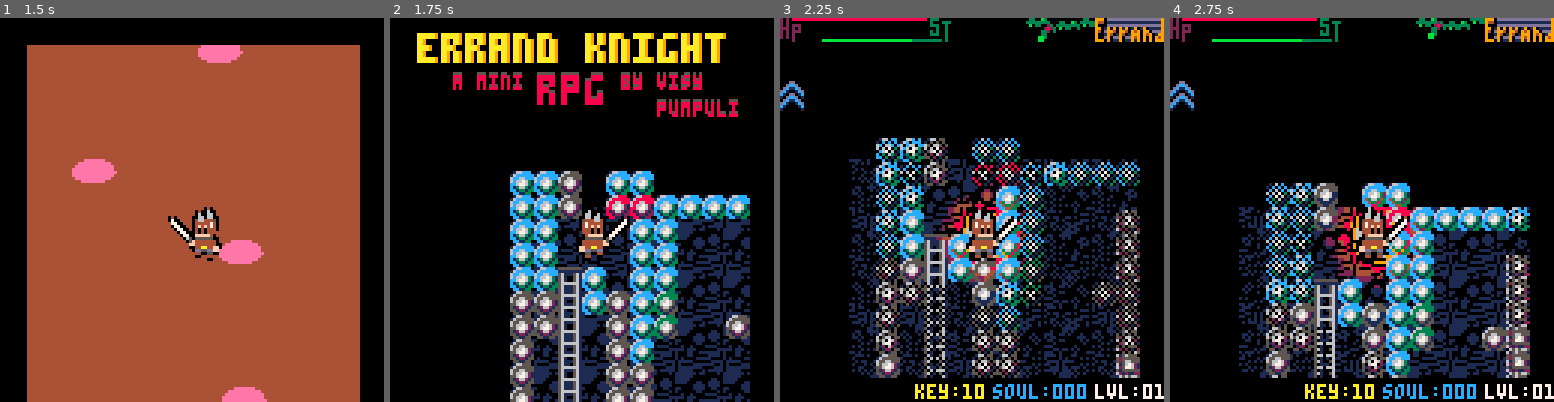
Above: before the commit, frames 1-4 (left to right).
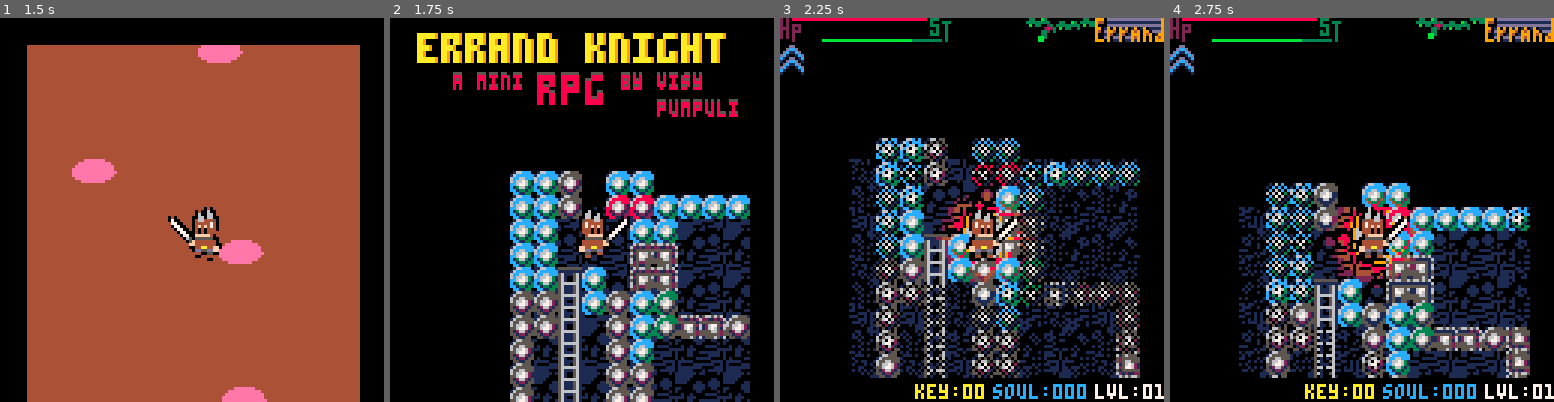
Above: after the commit, the same moments.

Repository: visy/errandknight
Game: PICO-8 cartridge knight.p8
The game is run twice, just before and just after one commit, with the same random seed, the same clock (stepped at 60 frames per second) and the same inputs.
Inputs:
- Up to frame 1 (1.5 s): tap X (X key) at 0.33, 1.07 s; tap O (Z key) at 0.7 s
- Up to frame 2 (1.75 s): hold Right from 1.6 s (still down); tap O (Z key) at 1.7 s
- Up to frame 3 (2.25 s): tap X (X key) at 1.85 s; release Right at 2.1 s; tap O (Z key) at 2.1 s; hold Up from 2.15 s (still down)
- Up to frame 4 (2.75 s): release Up at 2.42 s; hold Right from 2.47 s (still down); tap O (Z key) at 2.5 s

Frame 1 is identical in both runs. In frame 2, 2.0% of the frame differs, in the area x 62-88%, y 58-84%; in frame 3, 2.5%; in frame 4, 3.4%, in the area x 0-94%, y 7-99%.

Commit message:
bugfixes

Diff:
--- a/knight.p8
+++ b/knight.p8
@@ -10,7 +10,7 @@
 
 player = { x = 8*3, y = -512, walk = 0, dir = -1, attack = 0, atime = 0,
 weapon = 5, aspeed = 3, acooldown = 24, acooltimer = 0, hb_x = 9, hb_y = 1, hb_s = 11, hp = 100, maxhp = 100, w = 6, h = 17, xv=0,yv=0,jumpheight=2,speed=0.8,friction=0.5,iframes=0,
-moveframes=0,totalsouls = 0,souls=0, level=1,dead = false,deathframes=0,keys=10,
+moveframes=0,totalsouls = 0,souls=0, level=1,dead = false,deathframes=0,keys=0,
 onladder=false,prevladder=false,
 jst = 10, ast = 20, st = 100, maxst = 100,streco=0.25,isjumping=false,
 spelltime = -2,spelldmg=5,spell=false,spellx=0,spelly=0,spellactive=false
@@ -360,20 +360,37 @@
 function shoplogic()
  tt = standin()
 	if tt == 250 and shopmode == 0 then
-		shopitempos = {x=x*8-48,y=y*8-20}
+		shopitempos = {x=48,y=20}
 		shopmode = 1
 		sfxi(10)
 	end
 
 	if tt != 250 and shopmode > 0 then
-		shopitempos = {x=x*8-8,y=y*8-20}
 		shopmode = 0
 		sfxi(11)
 	end
 
+	if (shopmode == 1) then
+		if (btnp(2)) then
+			shopitem-=1
+			if (shopitem < 0) then
+				shopitem = shopitemmax
+			end
+		end
+		if (btnp(3)) then
+			shopitem+=1
+			if (shopitem > shopitemmax) then
+				shopitem = 0
+			end
+		end
+	end
+
+
 end
 
 price = 0
+shopitem = 0
+shopitemmax = 2
 
 function trybuy()
 
@@ -382,6 +399,8 @@
 		player.weapon=37
 		sfxi(12)
 		shopmode = 0
+	else
+		sfxi(11)
 	end
 
 end
@@ -398,7 +417,7 @@
 			attack_hitbox = {}
 		end
 
-		player.spelltime = 100
+		player.spelltime = 500
 	end
 end
 
@@ -423,11 +442,20 @@
 		player.weapon = 6
 	end
 
- if (btn(5) and player.attack == 0 and player.acooltimer == 0 and player.st > 2) then
- 	player.attack = 1
- 	player.st-=player.ast
+	stlimit = player.ast
+	if (player.spell == true) then
+	stlimit+=player.ast
+	end
+
+ if (btn(5) and player.attack == 0 and player.acooltimer == 0 and player.st >= stlimit) then
+		if (player.spell == false) then
+  	player.attack = 1
+	 	player.st-=player.ast
+		end
 
 		if (player.spell == true and player.spellactive == false) then
+	 	player.attack = 1
+	 	player.st-=player.ast*2
 			player.spellx = player.x+player.dir*4
 			player.spelly = player.y+8
 			player.spelldir = player.dir
@@ -1490,8 +1518,13 @@
 	dmg = getattackpower()
 
 	palt(0,true)
-	for i=1,dmg,1 do
-		spr(108,0,16+(i/2)*8)
+	for i=0,dmg-1,1 do
+		spr(108,0,8+(i/2)*8)
+	end
+
+
+	for i=0,player.spelltime,20 do
+		spr(54,120,8+(i/20)*4)
 	end
 
 	palt()
@@ -1502,8 +1535,11 @@
 		dialog("[bunbun exports employee]","welcome to my shop",0,7)
 
 		--item
-		dialog("golden long sword","only 140 souls for you my friend",20,8)
-		price = 140
+		names = { "red snapper", "brass cleaver", "golden long" }
+		prices = { 100, 150, 500 }
+		itemname = names[shopitem+1]
+		price = prices[shopitem+1]
+		dialog(itemname,"only " .. price .. " souls for you my friend",20,8)
 		camera(player.x-64,player.y-64)
 
 		armor = {4,13,12,9,11,10,8}
@@ -1511,9 +1547,18 @@
 		rectfill(shopitempos.x,shopitempos.y,shopitempos.x+16,shopitempos.y+64,0)
 
 		pal(12,armor[1+flr(player.level/2)])
-		sspr(9*8,16,8,8,shopitempos.x-16,shopitempos.y+cos(time()*1)*2,16+cos(time()*1)*2,16+sin(time()*0.5)*2)
-
-		sspr(10*8,0,8,8,shopitempos.x-cos(time()*1)*2,shopitempos.y-sin(time()*1)*2,16+cos(time()*1)*2,16+sin(time()*1)*2)
+		yo = 16*shopitem
+		sspr(9*8,16,8,8,shopitempos.x-16,yo+shopitempos.y+cos(time()*1)*2,16+cos(time()*1)*2,16+sin(time()*0.5)*2)
+
+		for i=0,shopitemmax,1 do
+			pal(10,i+8)
+			if (i == shopitem) then
+				sspr(10*8,0,8,8,shopitempos.x-cos(time()*1)*2,16*i+shopitempos.y-sin(time()*1)*2,16+cos(time()*1)*2,16+sin(time()*1)*2)
+			else
+				sspr(10*8,0,8,8,shopitempos.x,16*i+shopitempos.y,16,16)
+			end
+		end
+		pal()
 		camera()
 	end
 
@@ -1888,13 +1933,13 @@
 end
 
 __gfx__
-00000000000600005555555055555550000600600000000000000000000000000000000000000000000000090000000000000000000000000000000000000000
+000000000006000055555550555555500006006000000000000000000000000000000000000000000000000a0000000000000000000000000000000000000000
 00000000006600600500050005000500006606600000000000000000000000000000000000008000000000aa0000000000000003300000000000000000000000
 0070070000660660555555555555555000660660000000000000000000000000000000000338a83000000aa003300b300000013bb31000000000000330000000
 0007700005ccc66c66666666666666650c66ccc500000007000000000000000000007700393383330000aa0033333333000013bbbb3100000000013bb3100000
 000770000c7ccccc333a2225333a22250ccccccc0000007700000889000000000077700097933003000aa0000b03300300013bbbbbb31000000013bbbb310000
 007007000c7cfcfc33a9a22533a9a2250ccccccc00000770000008a800000000077000000900000000aa0000000000000013bbbbbbbb310000013bbbbbb31000
-000000000ccc0c0c3a999a253a999a250ccccccc0000770000005e880000000777000000000000000590000000000000013bbbbbbbbbb3100013bbbbbbbb3100
+000000000ccc0c0c3a999a253a999a250ccccccc0000770000005e8800000007770000000000000005a0000000000000013bbbbbbbbbb3100013bbbbbbbb3100
 000000000ccc0c0caaaaaaa5aaaaaaa50ccccccc000770000005e500000000770000000000000000550000000000000013bbbb3bb3bbbb31013bbbbbbbbbb310
 1555551000cfffff00cfffff00cfffff00cffffc00770000005e500000005670000000009990dddddddddddddddddd9013bbbb3bb3bbbb3113bbbb3bb3bbbb31
 56666650005555550055555500555555005555550560000005e500000ccf5000000000009440111111111111111111903bbbbb3bb3bbbbb33bbbbb3bb3bbbbb3
@@ -1913,11 +1958,11 @@
 2aa9aa3002258585202020000000030009aaaa900000aa00c226633c0000000aaa00000011110000564494949444965400005777777500000111110111110001
 22aaa330055585850000200000000300009aa900000aa0000cccccc0000000aa0000000000000000566666666666665400005771717500000000101111111011
 222a3330005177710051777100517771009a900000aa000000000000000059a00000000000000000566664449666665400005777777500000000001111110000
-22a9a330005555550055555500555555009a990005900000000000000227500000000000000000005666649496565654000005777e5000000011001111100000
-2a999a30022222220222222202222222009aaa907500000000000000222770000000000000000230566664449666665400000057750000000111101111000110
-aaaaaaa0022222220222222202222222009a99007700000000000000220000000000000000002823566664666656565400000577775000000111100000001111
-55555550774499447744994477449944009aaa900000000000000000000000000000000000033203566664666665665400005775577500000011001100001111
-5777775077dd55dd77dd55dd77dd55dd009a99000000000000000000000000000000000000033000566666666666665400057559955750000000101000000110
+22a9a330005555550055555500555555009a990005900000000999000227500000000000000000005666649496565654000005777e5000000011001111100000
+2a999a30022222220222222202222222009aaa907500000000988890222770000000000000000230566664449666665400000057750000000111101111000110
+aaaaaaa0022222220222222202222222009a99007700000009822289220000000000000000002823566664666656565400000577775000000111100000001111
+55555550774499447744994477449944009aaa900000000008200028000000000000000000033203566664666665665400005775577500000011001100001111
+5777775077dd55dd77dd55dd77dd55dd009a99000000000002000002000000000000000000033000566666666666665400057559955750000000101000000110
 56666650005500550022005500550022000900000000000000000000000000000000000000bb3000555555555555555400005077770500001111000010010000
 15555510002200220000002200220000000000000000000000000000000000000000000000bb0000444444444444444000000077770000000000111110111000
 00000000333333333333333300000000000000003333333333333333000000000000000033333333333333330000000000000000333333333333333b00000000
@@ -2153,10 +2198,10 @@
 f3f3f0fff3f3f1f1f1f1f1f1f1f1f1f1f1f1f1f1f1f1f1f1f1f1f1f1f1f1f1f1f1f1f1f1f1f1f1f1f1f1f1f1f3f3f3f3f3f3f1f1f1f1f1f1f1f1f1f1f1f1f1f1f1f1f1f1f1f1f1f1f1f1f1f1f1f1f1f1f1f1f1f1f1f1f1f1f1f1f1f1f1f1f1f1f1f1f1f1f1f1f1f1f1f1f1f1f1f1f1f1f1f1f1f1f1f1f1f1f1f1f1f1f1f1f1f1
 f3f3f0fff2f2f3f3f3f3f3f3f1f1f1f1f1f1f1f1f1f1f1f1f1f1f1f1f1f1f1f1f1f1f1f1f1f1f1f1f1f3f3f3f3f3f3f3f3f3f3f3f3f1f1f1f1f1f1f1f1f1f1f1f1f1f1f1f1f1f1f1f1f1f1f1f1f1f1f1f1f1f1f1f1f1f1f1f1f1f1f1f1f1f1f1f1f1f1f1f1f1f1f1f1f1f1f1f1f1f1f1f1f1f1f1f1f1f1f1f1f1f1f1f1f1f1f1
 f3f3fffffff3f3fffffffff3fbfbfbfbf1f1f1f1f1f1f1f1f1f1f1f1f1f1f1f1f1f1f1f1f1f1f1f1f3f3f3f3fffffffffffff3f3f3f3f1f1f1f1f1f1f1f1f1f1f1f1f1f1f1f1f1f1f1f1f1f1f1f1f1f1f1f1f1f1f1f1f1f1f1f1f1f1f1f1f1f1f1f1f1f1f1f1f1f1f1f1f1f1f1f1f1f1f1f1f1f1f1f1f1f1f1f1f1f1f1f1f1f1
-f3f3fffffff3f3fffffff5f6f7fff4f4f4f4f4f4f4f4f4f0f0f2f2f2f2f2f2f2f2f2f2f1f1f1f1f3f3f3fffffffffffffffffffff3f3f3f1f1f1f1f1f1f1f1f1f1f1f1f1f1f1f1f1f1f1f1f1f1f1f1f1f1f1f1f1f1f1f1f1f1f1f1f1f1f1f1f1f1f1f1f1f1f1f1f1f1f1f1f1f1f1f1f1f1f1f1f1f1f1f1f1f1f1f1f1f1f1f1f1
-f3f36ff3fff3f3fffffff5f6f7fffff4f4f4f4f4f4f4f4f0f0f2f2f2f2f2f2f2f2f2f2f1f1f1f3f3f3fffffffffffffffffffffffff3f3f3f1f1f1f1f1f1f1f1f1f1f1f1f1f1f1f1f1f1f1f1f1f1f1f1f1f1f1f1f1f1f1f1f1f1f1f1f1f1f1f1f1f1f1f1f1f1f1f1f1f1f1f1f1f1f1f1f1f1f1f1f1f1f1f1f1f1f1f1f1f1f1f1
-f0f07ff3f0f3fbfffffff5f6f7fffff5f6f7fffffff4f4f0f0fffffffffffffffff2f2f1f1f3f3f3fffffffffffffcfffffffffffffff3f3f3f1f1f1f1f1f1f1f1f1f1f1f1f1f1f1f1f1f1f1f1f1f1f1f1f1f1f1f1f1f1f1f1f1f1f1f1f1f1f1f1f1f1f1f1f1f1f1f1f1f1f1f1f1f1f1f1f1f1f1f1f1f1f1f1f1f1f1f1f1f1f1
-f0f07ffff0f3fbfffff0f5f6f7fffff5f6f7fffffff4f4f0f0fffffffffffffffff2f2f1f3f3f3fffffffffffff7f6f7f5fffffffffffff3f3f3f1f1f1f1f1f1f1f1f1f1f1f1f1f1f1f1f1f1f1f1f1f1f1f1f1f1f1f1f1f1f1f1f1f1f1f1f1f1f1f1f1f1f1f1f1f1f1f1f1f1f1f1f1f1f1f1f1f1f1f1f1f1f1f1f1f1f1f1f1f1
+f3f3fffffff6f7fffffffffffffff4f4f4f4f4f4f4f4f4f0f0f2f2f2f2f2f2f2f2f2f2f1f1f1f1f3f3f3fffffffffffffffffffff3f3f3f1f1f1f1f1f1f1f1f1f1f1f1f1f1f1f1f1f1f1f1f1f1f1f1f1f1f1f1f1f1f1f1f1f1f1f1f1f1f1f1f1f1f1f1f1f1f1f1f1f1f1f1f1f1f1f1f1f1f1f1f1f1f1f1f1f1f1f1f1f1f1f1f1
+f3f36ff3fff6f7fffffffffffffffff4f4f4f4f4f4f4f4f0f0f2f2f2f2f2f2f2f2f2f2f1f1f1f3f3f3fffffffffffffffffffffffff3f3f3f1f1f1f1f1f1f1f1f1f1f1f1f1f1f1f1f1f1f1f1f1f1f1f1f1f1f1f1f1f1f1f1f1f1f1f1f1f1f1f1f1f1f1f1f1f1f1f1f1f1f1f1f1f1f1f1f1f1f1f1f1f1f1f1f1f1f1f1f1f1f1f1
+f0f07ff3f0f3fbfffffffffffffffff5f6f7fffffff4f4f0f0fffffffffffffffff2f2f1f1f3f3f3fffffffffffffcfffffffffffffff3f3f3f1f1f1f1f1f1f1f1f1f1f1f1f1f1f1f1f1f1f1f1f1f1f1f1f1f1f1f1f1f1f1f1f1f1f1f1f1f1f1f1f1f1f1f1f1f1f1f1f1f1f1f1f1f1f1f1f1f1f1f1f1f1f1f1f1f1f1f1f1f1f1
+f0f07ffff0f3fbf7f7f0f5f6f7fffff5f6f7fffffff4f4f0f0fffffffffffffffff2f2f1f3f3f3fffffffffffff7f6f7f5fffffffffffff3f3f3f1f1f1f1f1f1f1f1f1f1f1f1f1f1f1f1f1f1f1f1f1f1f1f1f1f1f1f1f1f1f1f1f1f1f1f1f1f1f1f1f1f1f1f1f1f1f1f1f1f1f1f1f1f1f1f1f1f1f1f1f1f1f1f1f1f1f1f1f1f1
 f0ff7ffff0f3fffffffff5f6f7fffff5f6f7fbfffff4f4f0f0fffffffffffffffff2f2f1f3f3fffffffffffffff6f7f5f7fffffffffffffff3f3f1f1f1f1f1f1f1f1f1f1f1f1f1f1f1f1f1f1f1f1f1f1f1f1f1f1f1f1f1f1f1f1f1f1f1f1f1f1f1f1f1f1f1f1f1f1f1f1f1f1f1f1f1f1f1f1f1f1f1f1f1f1f1f1f1f1f1f1f1f1
 f0ff7ffff0f0fffffffff5f6f7fbfbfbfbfffffffff4f4f0f0fffffffffffffffff2f2f3f3f3fffffffffffffff6f7f6f5fffffffffffffff3f3f3f1f1f1f1f1f1f1f1f1f1f1f1f1f1f1f1f1f1f1f1f1f1f1f1f1f1f1f1f1f1f1f1f1f1f1f1f1f1f1f1f1f1f1f1f1f1f1f1f1f1f1f1f1f1f1f1f1f1f1f1f1f1f1f1f1f1f1f1f1
 f0ff7ffff0f0fffffffff5f6f7fffffffffffffffff4f4f0f0fffffffffffffffff2f2f3f3fffffffffffffffffffffffffffffffffffffffff3f3f1f1f1f1f1f1f1f1f1f1f1f1f1f1f1f1f1f1f1f1f1f1f1f1f1f1f1f1f1f1f1f1f1f1f1f1f1f1f1f1f1f1f1f1f1f1f1f1f1f1f1f1f1f1f1f1f1f1f1f1f1f1f1f1f1f1f1f1f1
